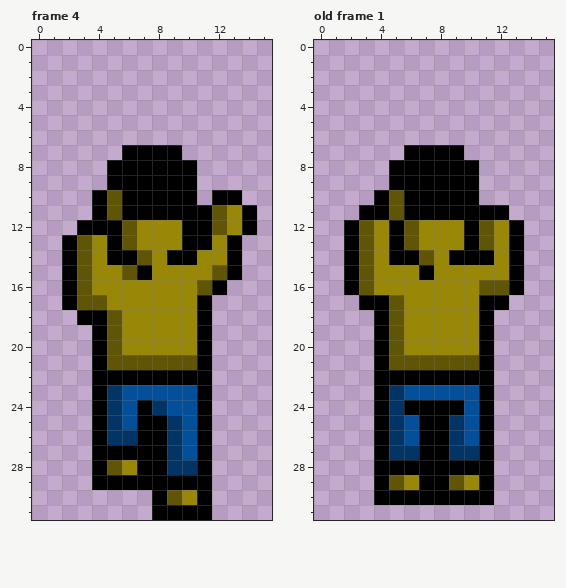
Two states of a pixel-art file, Assets/Sprites/Enemies/tank/aseprite/tank-wall-crawl.aseprite. Above: the version before the commit.
16x32 pixels, 4 frames. Shown: frame 4, old frame 1. The commit also changed other frames, which this record leaves out.
After the commit:
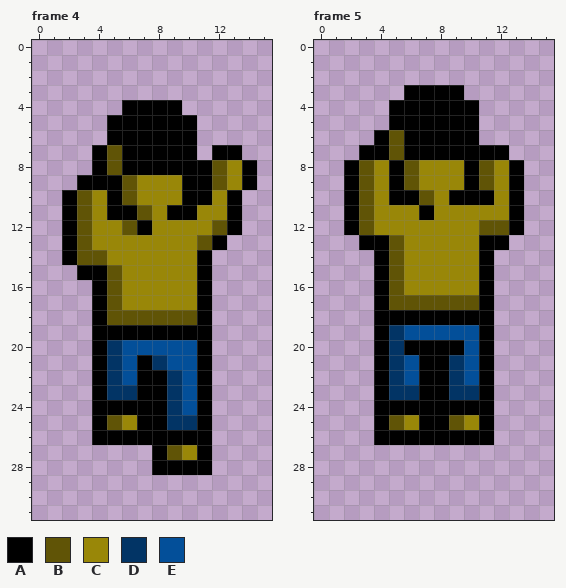
Palette (. is transparent): A #000000  B #605406  C #998708  D #023465  E #034f99
A new or re-ordered frame is compared with the old frame closest to it.
From old to new:
frames 4 -> 8
--- frame 4
@@ x 0..15 @@
  3 ................
- 4 ................
- 5 ................
- 6 ................
- 7 ......AAAA......
- 8 .....AAAAAA.....
- 9 .....AAAAAA.....
-10 ....ABAAAAA.AA..
-11 ....ABAAAAAABCA.
-12 ...AAABCCCAABCA.
-13 ..ABCABCCCAACA..
-14 ..ABCAABCAACCA..
-15 ..ABCCBACCCCBA..
-16 ..ABCCCCCCCBA...
-17 ..ABBCCCCCCA....
-18 ...AABCCCCCA....
-19 ....ABCCCCCA....
-20 ....ABCCCCCA....
-21 ....ABBBBBBA....
-22 ....AAAAAAAA....
-23 ....ADEEEEEA....
-24 ....ADEADEEA....
-25 ....ADEAADEA....
-26 ....ADDAADEA....
-27 ....AAAAADEA....
-28 ....ABCAADDA....
-29 ....AAAAAAAA....
-30 ........ABCA....
-31 ........AAAA....
+ 4 ......AAAA......
+ 5 .....AAAAAA.....
+ 6 .....AAAAAA.....
+ 7 ....ABAAAAA.AA..
+ 8 ....ABAAAAAABCA.
+ 9 ...AAABCCCAABCA.
+10 ..ABCABCCCAACA..
+11 ..ABCAABCAACCA..
+12 ..ABCCBACCCCBA..
+13 ..ABCCCCCCCBA...
+14 ..ABBCCCCCCA....
+15 ...AABCCCCCA....
+16 ....ABCCCCCA....
+17 ....ABCCCCCA....
+18 ....ABBBBBBA....
+19 ....AAAAAAAA....
+20 ....ADEEEEEA....
+21 ....ADEADEEA....
+22 ....ADEAADEA....
+23 ....ADDAADEA....
+24 ....AAAAADEA....
+25 ....ABCAADDA....
+26 ....AAAAAAAA....
+27 ........ABCA....
+28 ........AAAA....
+29 ................
+30 ................
+31 ................
--- frame 5 is new; against old frame 1
@@ x 0..15 @@
  2 ................
- 3 ................
- 4 ................
- 5 ................
- 6 ................
- 7 ......AAAA......
- 8 .....AAAAAA.....
- 9 .....AAAAAA.....
-10 ....ABAAAAA.....
-11 ...AABAAAAAAA...
-12 ..ABCABCCCABCA..
-13 ..ABCABCCCABCA..
-14 ..ABCAABCAAACA..
-15 ..ABCCCACCCCCA..
-16 ..ABCCCCCCCBBA..
-17 ...AABCCCCCAA...
-18 ....ABCCCCCA....
-19 ....ABCCCCCA....
-20 ....ABCCCCCA....
-21 ....ABBBBBBA....
-22 ....AAAAAAAA....
-23 ....ADEEEEEA....
-24 ....ADAAAAEA....
-25 ....ADEAADEA....
-26 ....ADEAADEA....
-27 ....ADDAADDA....
-28 ....AAAAAAAA....
-29 ....ABCAABCA....
-30 ....AAAAAAAA....
+ 3 ......AAAA......
+ 4 .....AAAAAA.....
+ 5 .....AAAAAA.....
+ 6 ....ABAAAAA.....
+ 7 ...AABAAAAAAA...
+ 8 ..ABCABCCCABCA..
+ 9 ..ABCABCCCABCA..
+10 ..ABCAABCAAACA..
+11 ..ABCCCACCCCCA..
+12 ..ABCCCCCCCBBA..
+13 ...AABCCCCCAA...
+14 ....ABCCCCCA....
+15 ....ABCCCCCA....
+16 ....ABCCCCCA....
+17 ....ABBBBBBA....
+18 ....AAAAAAAA....
+19 ....ADEEEEEA....
+20 ....ADAAAAEA....
+21 ....ADEAADEA....
+22 ....ADEAADEA....
+23 ....ADDAADDA....
+24 ....AAAAAAAA....
+25 ....ABCAABCA....
+26 ....AAAAAAAA....
+27 ................
+28 ................
+29 ................
+30 ................
 31 ................
Changed places in both pictures, as pixel boxes (x1, y1, x2, y2):
changed: (62, 100, 257, 520)
changed: (344, 85, 524, 505)
